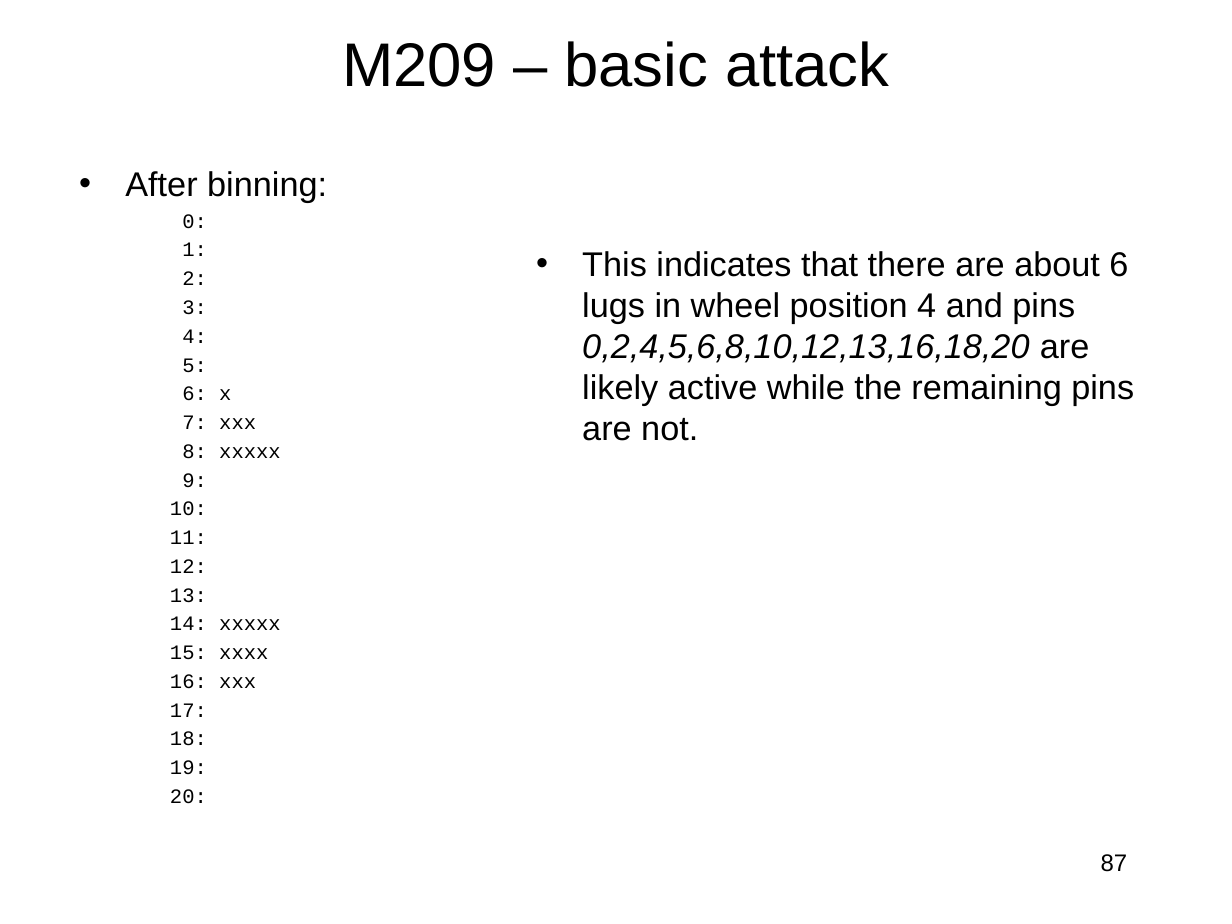
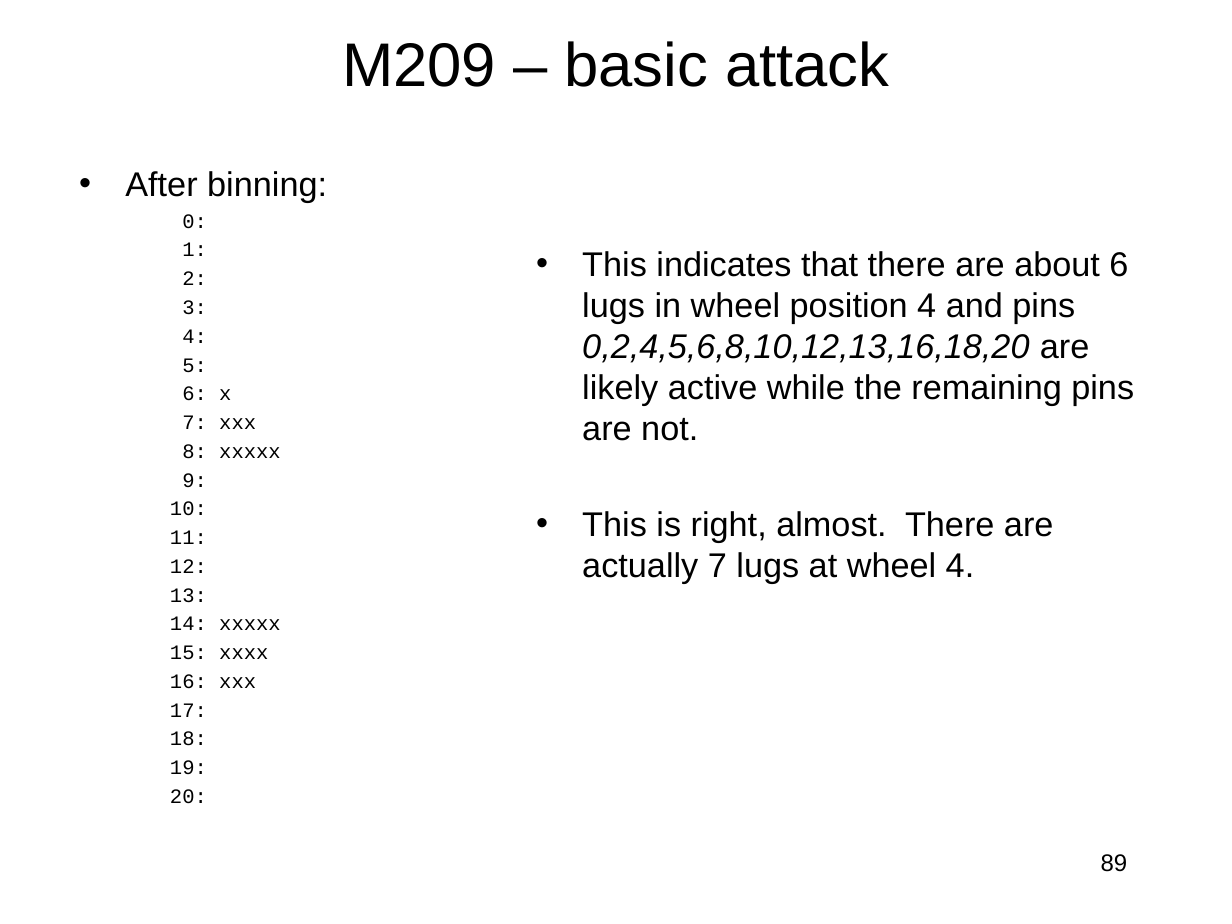
Before and after one commit to jlmucb/class_notes, a slide deck: slide 89 of BerkeleyClass/CS290Spring2013/Lectures/Cryptoclass2.pptx (slide 87 before the commit). Drawn at 1232x924 pixels with LibreOffice and Linux fonts; fonts in the diff are those of the drawing. Boxes give left, top, right and bottom in pixels: in the first picture for what was removed or moved away, otherwise in the second. Text is boxed around its words. In the diff, an @@ line names an element or a change of style, - is before the commit and + after.

```diff
--- a/BerkeleyClass/CS290Spring2013/Lectures/Cryptoclass2.pptx
+++ b/BerkeleyClass/CS290Spring2013/Lectures/Cryptoclass2.pptx
@@ text at (x1=582, y1=511, x2=1053, y2=584): paragraph added @@
+• This is right, almost. There are actually 7 lugs at wheel 4.
@@ page number at (x1=1101, y1=854, x2=1128, y2=872): text changed @@
-87
+89
```
Also in this commit, not shown: 2 slides added, 1 other file.
